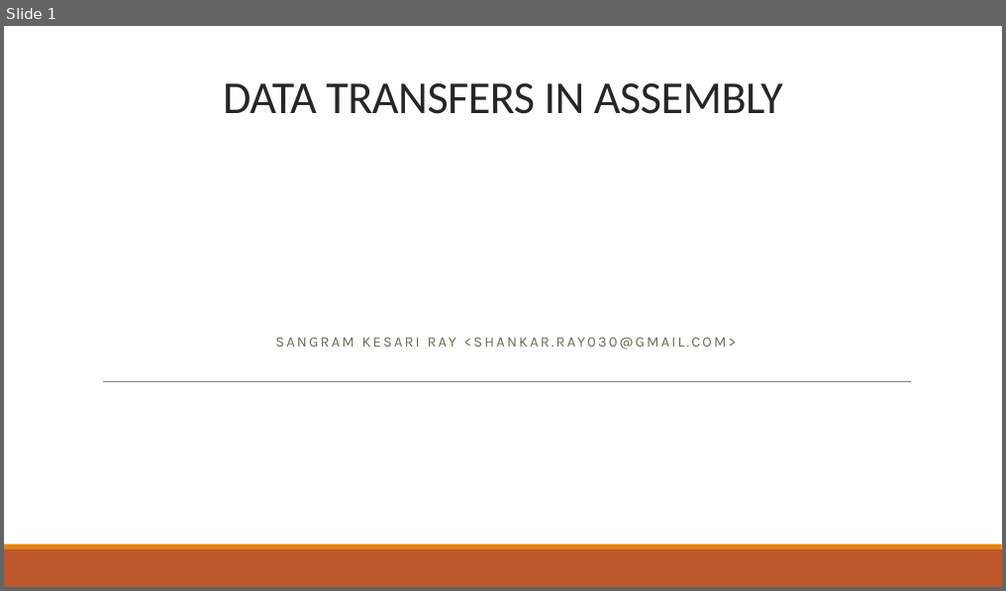
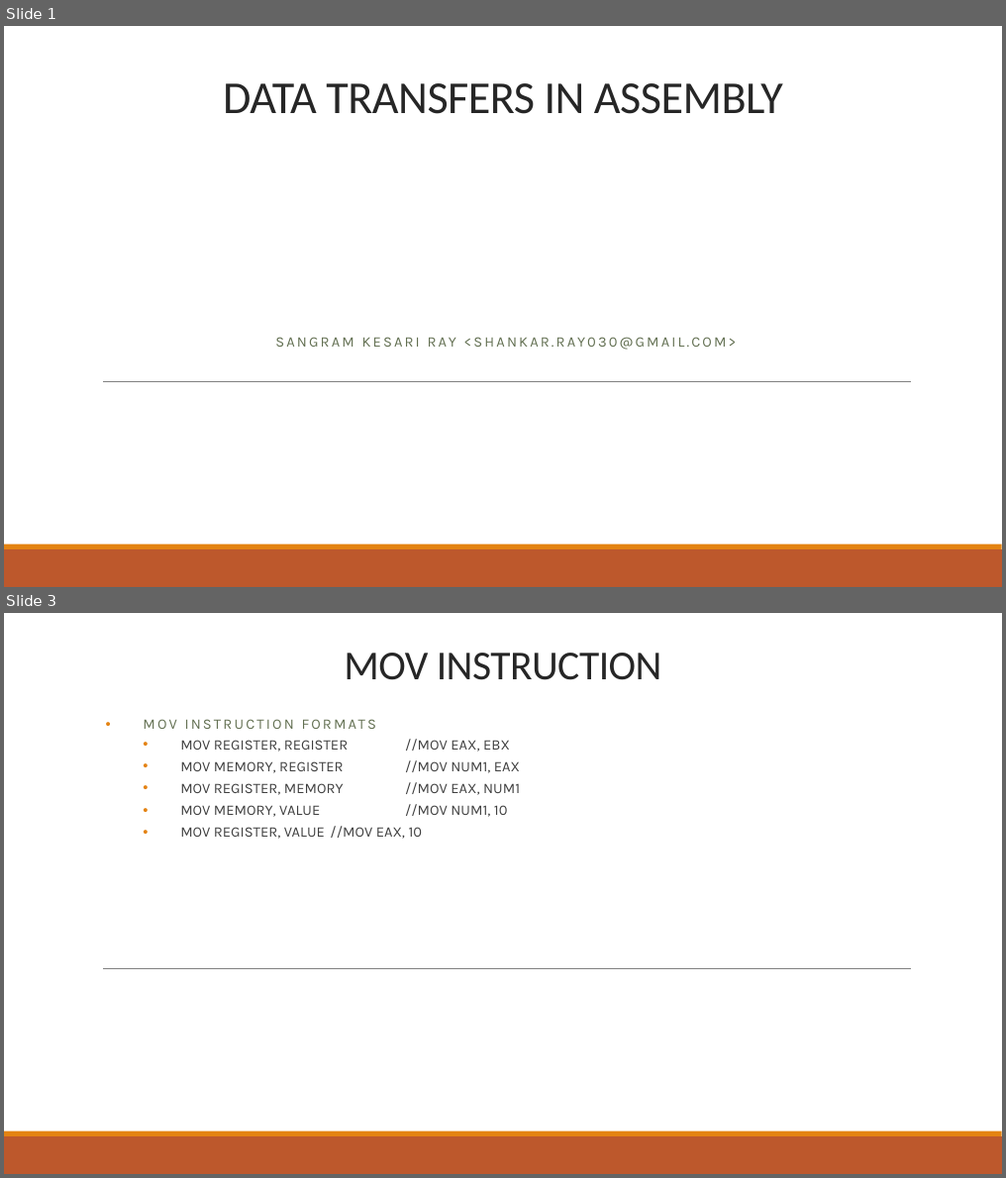
Before and after one commit to b1nch3f/Assembly-Language-Tutorials-for-Windows, a slide deck: 04 Data Transfers/Data Transfers.pptx. Shown one above the other, each under a label of ours: slide 1 before the commit, slides 1 and 3 after it; the slides between them are not shown. The pictures are 1006x591 and 1006x1178 pixels, drawn with LibreOffice and Linux fonts; fonts in the diff are those of the drawing. Boxes give left, top, right and bottom in pixels: in the first picture for what was removed or moved away, otherwise in the second. Text is boxed around its words. In the diff, an @@ line names an element or a change of style, - is before the commit and + after.

```diff
--- a/04 Data Transfers/Data Transfers.pptx
+++ b/04 Data Transfers/Data Transfers.pptx
@@ slide 3 added at (x1=4, y1=613, x2=1002, y2=1174), background #FFFFFF; not listed: 3 template elements that a slide beside it also shows @@
@@ title added at (x1=344, y1=653, x2=662, y2=680), 39.6 pt, text #262626 @@
+MOV INSTRUCTION
@@ subtitle added at (x1=180, y1=739, x2=520, y2=839), 14 pt, text #404040 @@
+• MOV INSTRUCTION FORMATS
+  • MOV REGISTER, REGISTER //MOV EAX, EBX
+  • MOV MEMORY, REGISTER //MOV NUM1, EAX
+  • MOV REGISTER, MEMORY //MOV EAX, NUM1
+  • MOV MEMORY, VALUE //MOV NUM1, 10
+  • MOV REGISTER, VALUE //MOV EAX, 10
```
Also in this commit, not shown: 6 other slides added, 19 slides removed, 16 other files.
